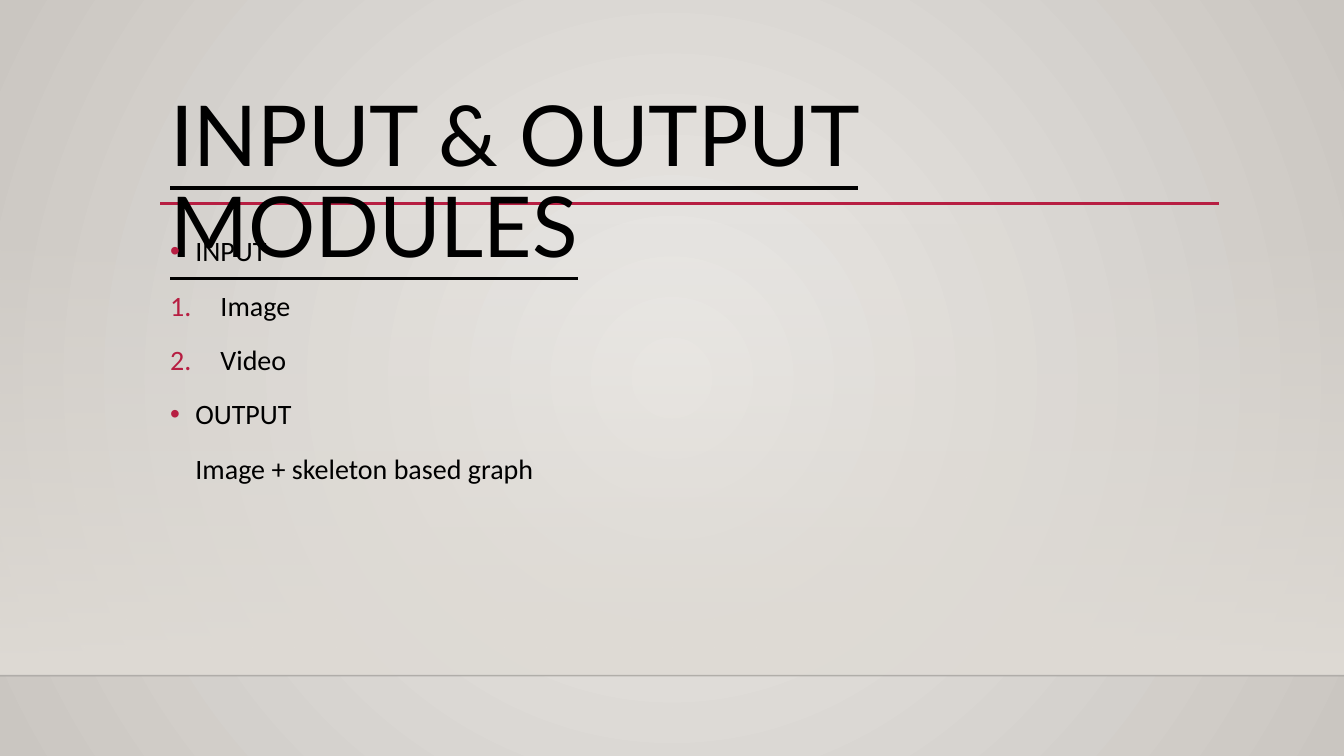
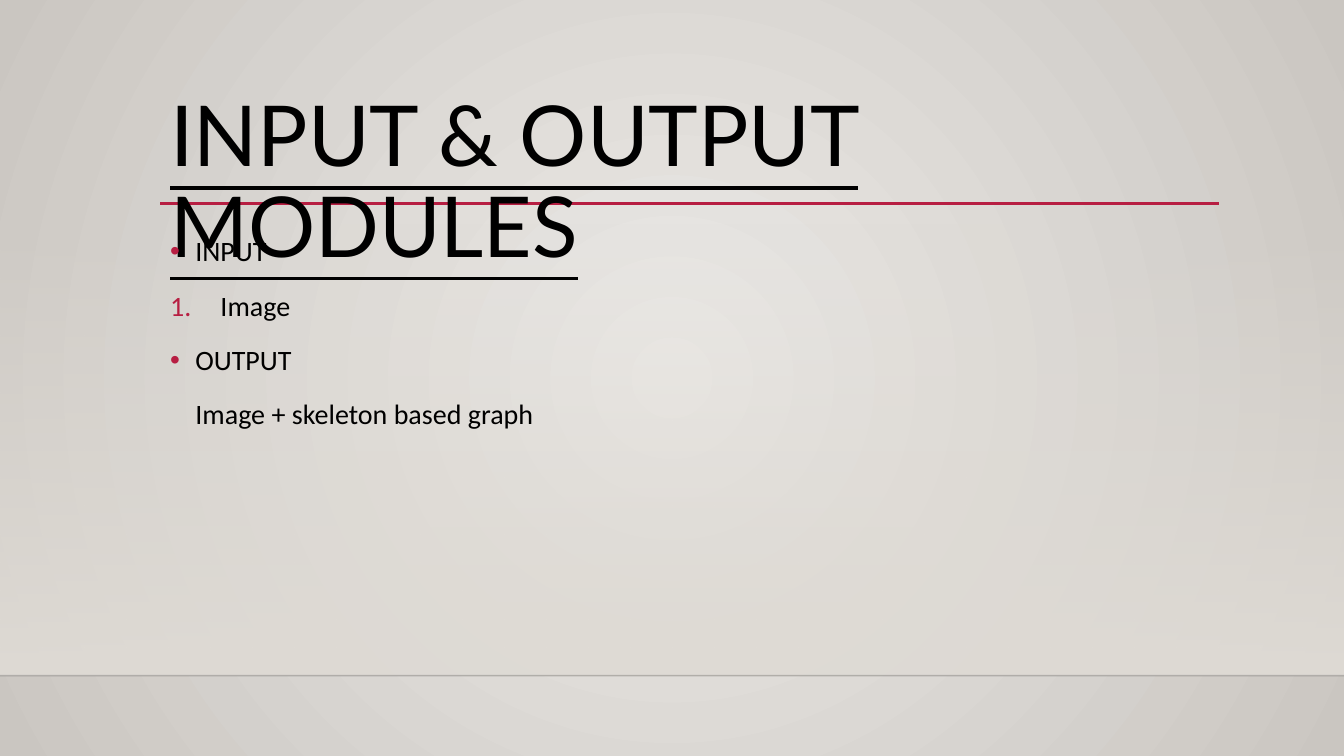
Before and after one commit to AleenaPoulose/main_project, a slide deck: slide 8 of HUMAN POSE ESTIMATION.pptx. Drawn at 1344x756 pixels with LibreOffice and Linux fonts; fonts in the diff are those of the drawing; background and template pictures are left out. Boxes give left, top, right and bottom in pixels: in the first picture for what was removed or moved away, otherwise in the second. Text is boxed around its words. In the diff, an @@ line names an element or a change of style, - is before the commit and + after.

```diff
--- a/HUMAN POSE ESTIMATION.pptx
+++ b/HUMAN POSE ESTIMATION.pptx
@@ text at <box>220,350,286,370</box>: paragraph removed @@
-2. Video
```
Also in this commit, not shown: 3 other slides changed, 4 slides added.
